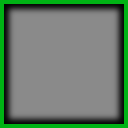
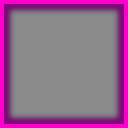
Layers edited between the first and the second (128, 128) image:
painted on "Hintergrund" over left=0, top=0, right=128, bottom=128
added layer "Neue Ebene-Kopie" (51%) above "Neue Ebene" over left=0, top=0, right=128, bottom=128
